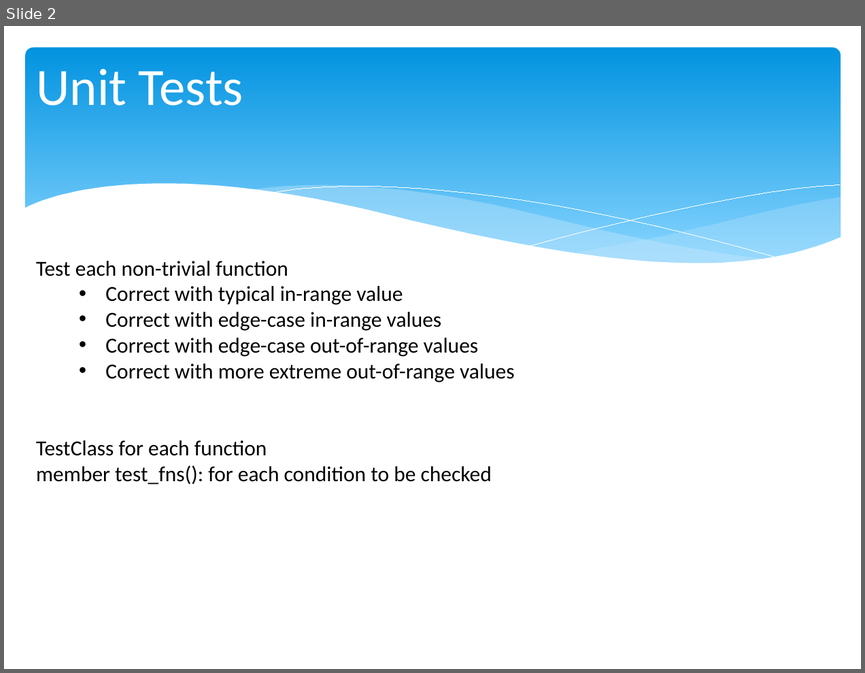
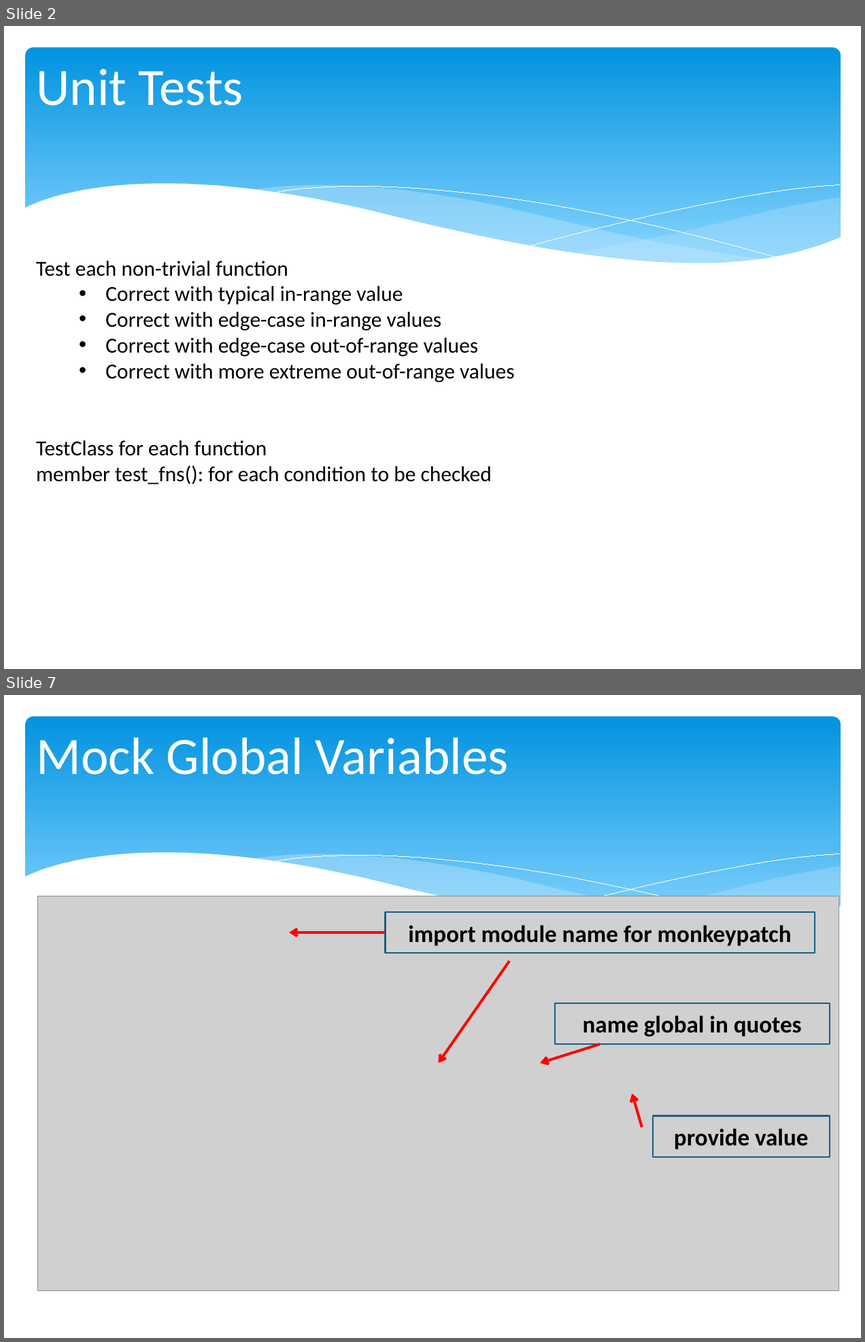
Before and after one commit to chris-turps/QA_Python3, a slide deck: DG_09 Testable UI.pptx. Shown one above the other, each under a label of ours: slide 2 before the commit, slides 2 and 7 after it; the slides between them are not shown. The pictures are 865x673 and 865x1342 pixels, drawn with LibreOffice and Linux fonts; fonts in the diff are those of the drawing; grey boxes stand for pictures. Boxes give left, top, right and bottom in pixels: in the first picture for what was removed or moved away, otherwise in the second. Text is boxed around its words. In the diff, an @@ line names an element or a change of style, - is before the commit and + after.

```diff
--- a/DG_09 Testable UI.pptx
+++ b/DG_09 Testable UI.pptx
@@ slide 7 added at <box>4,695,861,1338</box>, background #FFFFFF; not listed: 6 template elements that a slide beside it also shows @@
@@ title added at <box>36,737,509,775</box>, 44 pt, text #FFFFFF @@
+Mock Global Variables
@@ picture added at <box>37,896,838,1291</box> @@
@@ rectangle added at <box>385,912,815,953</box>, outline #195F84 1.25 pt, 20 pt, text #000000, bold @@
+import module name for monkeypatch
@@ arrow added from (385, 932) to (290, 932), #FF0000 2.25 pt @@
@@ arrow added from (509, 961) to (439, 1063), #FF0000 2.25 pt @@
@@ rectangle added at <box>555,1002,829,1044</box>, outline #195F84 1.25 pt, 20 pt, text #000000, bold @@
+name global in quotes
@@ arrow added from (600, 1044) to (541, 1063), #FF0000 2.25 pt @@
@@ arrow added from (641, 1127) to (632, 1093), #FF0000 2.25 pt @@
@@ rectangle added at <box>653,1116,829,1157</box>, outline #195F84 1.25 pt, 20 pt, text #000000, bold @@
+provide value
```
Also in this commit, not shown: 1 slide changed, 3 other slides added, 1 slide removed, 7 other files.
